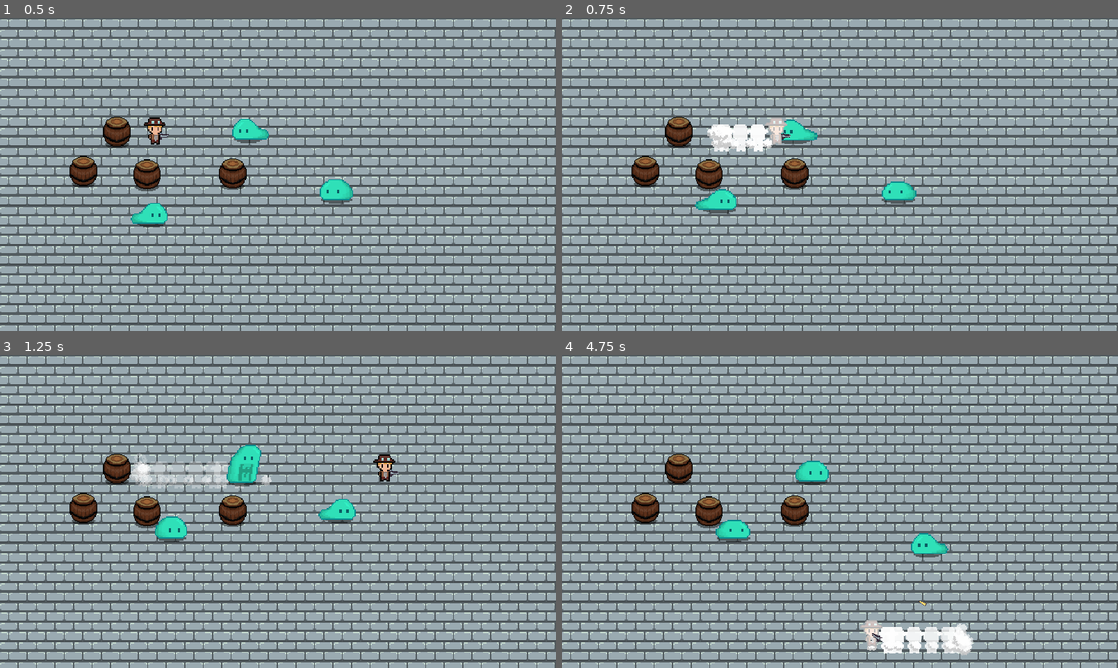
Above: before the commit, frames 1-4 (two rows, left to right).
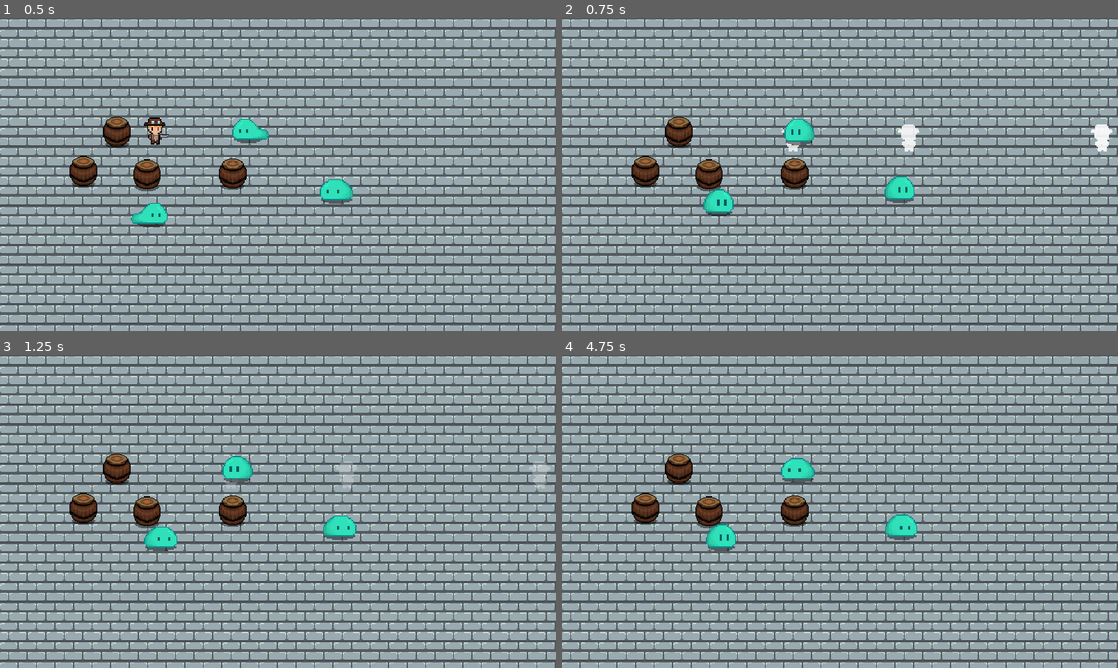
Above: after the commit, the same moments.

Repository: WAIWAI-PARTY/Life-after-people
Game: Godot game, scene res://World.tscn
The game is run twice, just before and just after one commit, with the same random seed, the same clock (stepped at 60 frames per second) and the same inputs.
Inputs (mouse positions are in pixels of both pictures, inside the frame that each line leads up to):
- Up to frame 1 (0.5 s): no input
- Up to frame 2 (0.75 s): move the mouse to (962, 158) at 0.52 s; hold D (ui_right) from 0.53 s (still down); tap Shift (dash) at 0.6 s
- Up to frame 3 (1.25 s): keep holding D (ui_right)
- Up to frame 4 (4.75 s): move the mouse to (728, 527) at 1.27 s; release D (ui_right) at 1.28 s; hold S (ui_down) 1.28-2.03 s; tap Shift (dash) at 1.35, 2.3, 2.85, 3.6, 4.55 s; move the mouse to (895, 442) at 2.02 s; press the mouse at (895, 442) at 2.03 s; hold D (ui_right) 2.03-2.78 s; move the mouse to (812, 574) at 2.77 s; release the mouse at (812, 574) at 2.78 s; hold W (ui_up) 2.78-3.53 s; move the mouse to (1006, 558) at 3.52 s; hold A (ui_left) from 3.53 s (still down); move the mouse to (673, 464) at 4.27 s; click (673, 464) at 4.35 s

Frame 1 is identical in both runs. In frame 2, 2.1% of the frame differs, in the area x 23-99%, y 31-64%; in frame 3, 3.6%, in the area x 23-99%, y 28-63%; in frame 4, 3.2%.

Commit message:
Update Player.gd

Diff:
--- a/Player/Player.gd
+++ b/Player/Player.gd
@@ -1,10 +1,8 @@
 extends KinematicBody2D
 
-export(int) var maxSpeed = 100
+export(int) var maxSpeed = 60000
 
-export(int) var aclt = 800
-export(int) var frict = 1000
-const dash_duration = 0.2
+const dash_duration = 0.15
 
 var stats = PlayerStats
 var velocity = Vector2.ZERO
@@ -22,17 +20,15 @@
 	input_vector.x = Input.get_action_strength("ui_right") - Input.get_action_strength("ui_left")
 	input_vector.y = Input.get_action_strength("ui_down") - Input.get_action_strength("ui_up")
 	input_vector = input_vector.normalized()
-	maxSpeed = 450 if dash.is_dashing() else 100
-	aclt = 10000 if dash.is_dashing() else 800
+	maxSpeed = 300000 if dash.is_dashing() else 60000
 	if Input.is_action_just_pressed("dash") && dash.can_dash && !dash.is_dashing():
 		dash.start_dash(sprite, dash_duration, input_vector)
 
 	if input_vector != Vector2.ZERO:
-		velocity = velocity.move_toward(input_vector*maxSpeed, aclt*delta)
-
+		velocity = input_vector*maxSpeed
 	else:
-		velocity = velocity.move_toward(Vector2.ZERO, frict*delta)
-	print(velocity)
+		velocity = Vector2.ZERO
+	velocity = velocity*delta
 	move_and_slide(velocity)
 
 func _on_hurtbox_area_entered(area):
